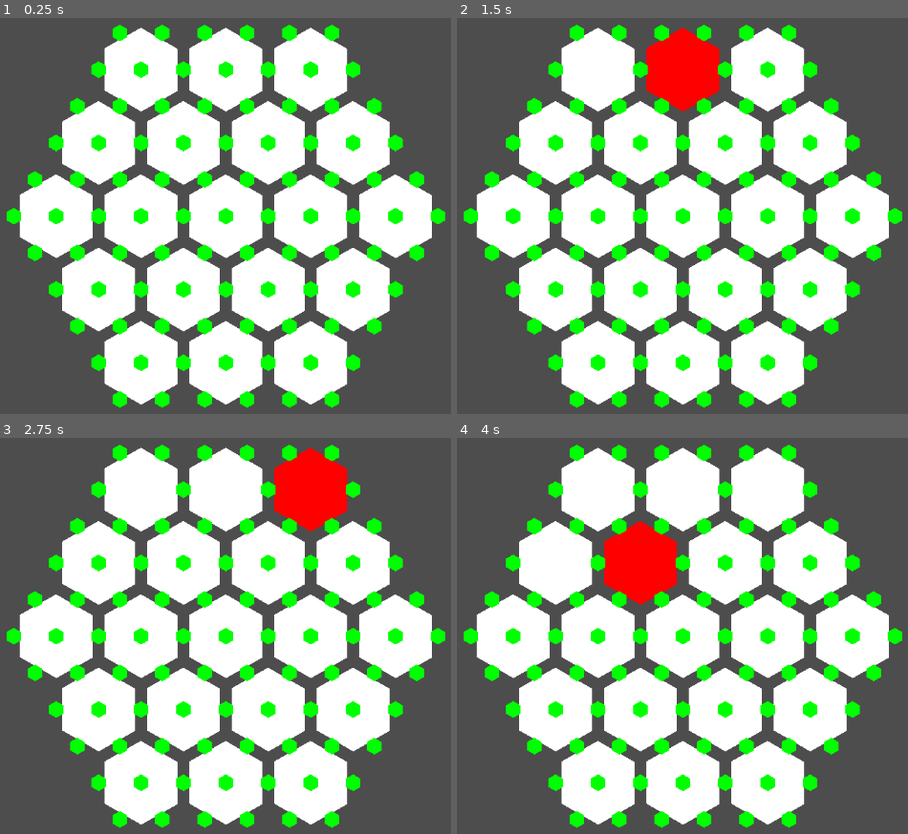
Above: before the commit, frames 1-4 (two rows, left to right).
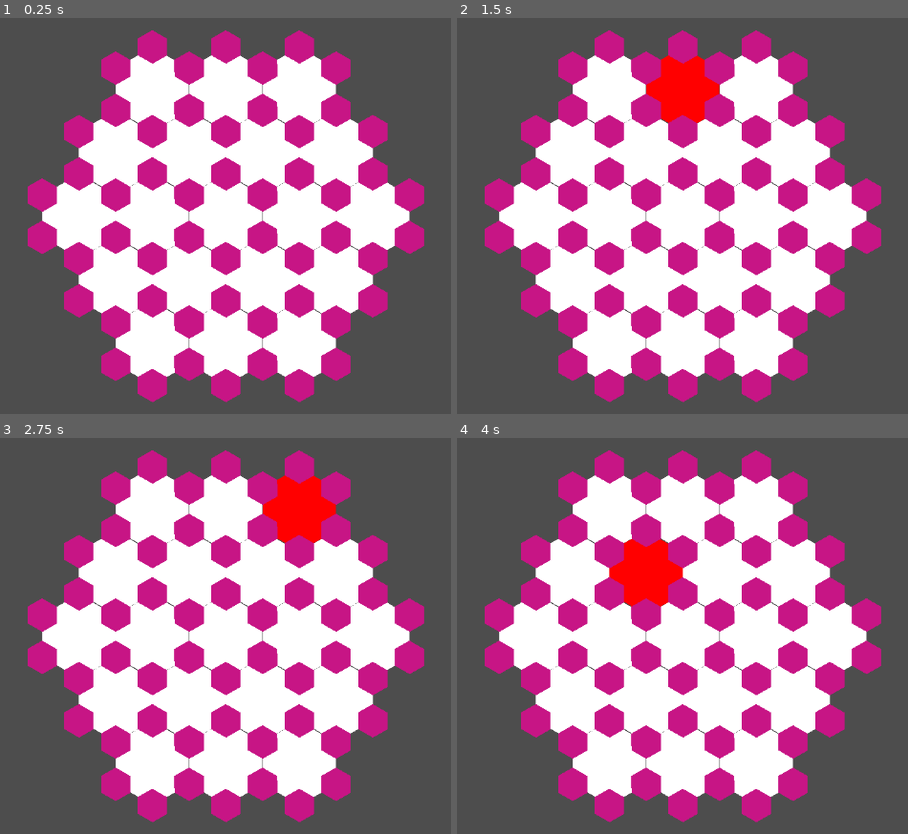
Above: after the commit, the same moments.

Repository: ichinii/absiedeln
Game: Godot game, scene res://game.tscn
Same seed, same stepped clock (60 frames per second), same inputs: the game is played once before the commit and once after it.
Inputs (mouse positions are in pixels of both pictures, inside the frame that each line leads up to):
- Up to frame 1 (0.25 s): no input
- Up to frame 2 (1.5 s): tap Enter at 0.5 s; move the mouse to (596, 69) at 0.52 s; click (596, 69) at 0.67 s; tap Space at 1.25 s; move the mouse to (682, 69) at 1.27 s; click (682, 69) at 1.42 s
- Up to frame 3 (2.75 s): tap Enter at 2 s; move the mouse to (311, 489) at 2.02 s; click (311, 489) at 2.17 s
- Up to frame 4 (4 s): tap Space at 2.75 s; move the mouse to (556, 564) at 2.77 s; click (556, 564) at 2.92 s; tap Enter at 3.5 s; move the mouse to (641, 564) at 3.52 s; click (641, 564) at 3.67 s

The runs differ from the first frame. In frame 1, 39% of the frame differs, in the area x 1-99%, y 1-99%; in frame 2, 39%; in frame 3, 39%; in frame 4, 39%.

Commit message:
buildinks

Diff:
--- a/board.gd
+++ b/board.gd
@@ -3,23 +3,53 @@
 var center_length = 5
 var tiles = []
 
-var nodes = {}
+var nodes = []
+
+var Tile = preload("res://tile.tscn")
+
+var spacing = 1
+
+func having_node(pos: Vector2):
+	for node in nodes:
+		if (node.position - pos).abs().dot(Vector2(1, 1)) < spacing:
+			return true
+	return false
+
+func generate_nodes_for_tile(tile: Node2D):
+	var pos = tile.position
+	var right = Vector2(64, 0)
+	var diagX = Vector2(cos(1/12.0 * PI*2), 0) * 64
+	var diagY = Vector2(0, sin(1/12.0 * PI*2)) * 64
+
+	var pos_nodes = []
+	for i in range(6):
+		pos_nodes.append(pos + 64 * Vector2(cos((1/12.0 + i/6.0) * PI*2), sin((1/12.0 + i/6.0) * PI*2)))
+
+	for p in pos_nodes:
+		if not having_node(p):
+			var node = Tile.instantiate()
+			node.position = p
+			node.scale = Vector2(0.1, 0.1)
+			node.set_color(Color.MEDIUM_VIOLET_RED)
+			$Buildings.add_child(node)
+			nodes.append(node)
 
 func generate_tiles():
-	var Tile = preload("res://tile.tscn")
-
 	for y in range(-center_length/2, center_length/2+1):
 		var row_length = center_length - abs(y)
 
 		for x in range(row_length):
 			var tile = Tile.instantiate()
 
-			var pos_x = 64 * abs(y) + (x - center_length/2) * 128
-			var pos_y = y * 128 * sin(1/6.0 * 2*PI)
+			var pos_x = (64 * abs(y) + (x - center_length/2) * 128) * cos(1/12.0 * 2*PI) * spacing
+			var pos_y = (y * 128 * sin(1/6.0 * 2*PI)) * cos(1/12.0 * 2*PI) * spacing
 
 			tile.position = Vector2(pos_x, pos_y)
 			$Tiles.add_child(tile)
 
+			generate_nodes_for_tile(tile)
+
+	return
 	center_length += 6
 	for y in range(-center_length/2, center_length/2+1):
 		var row_length = center_length - abs(y)
